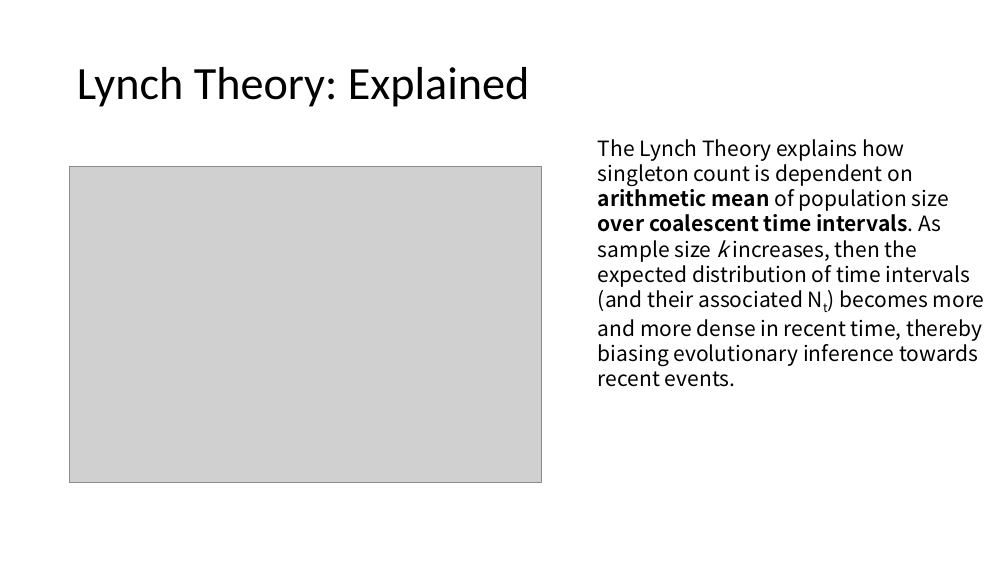
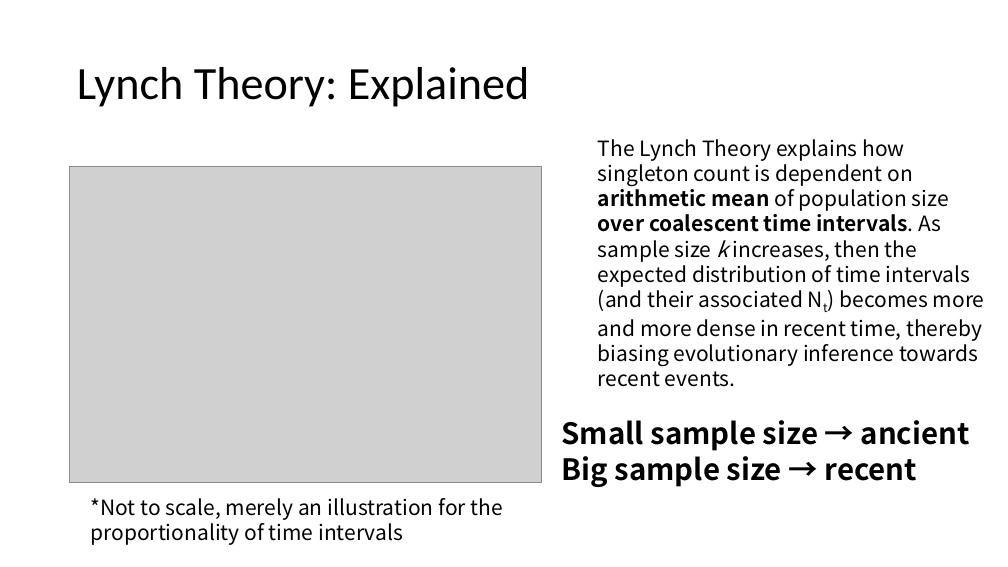
Before and after one commit to jon-mah/sample_size_demography, a slide deck: slide 21 of Summary/20250626_lab_meeting.pptx (slide 22 before the commit). Drawn at 1008x567 pixels with LibreOffice and Linux fonts; fonts in the diff are those of the drawing; grey boxes stand for pictures. Boxes give left, top, right and bottom in pixels: in the first picture for what was removed or moved away, otherwise in the second. Text is boxed around its words. In the diff, an @@ line names an element or a change of style, - is before the commit and + after.

```diff
--- a/Summary/20250626_lab_meeting.pptx
+++ b/Summary/20250626_lab_meeting.pptx
@@ text added at bbox=[562, 420, 970, 487], 28 pt, text #000000, bold @@
+Small sample size → ancient
+Big sample size → recent
@@ text added at bbox=[90, 498, 503, 545], 20 pt, text #000000 @@
+*Not to scale, merely an illustration for the proportionality of time intervals
```
Also in this commit, not shown: 4 other slides changed, 36 slides added, 2 slides removed, 5 other files.
